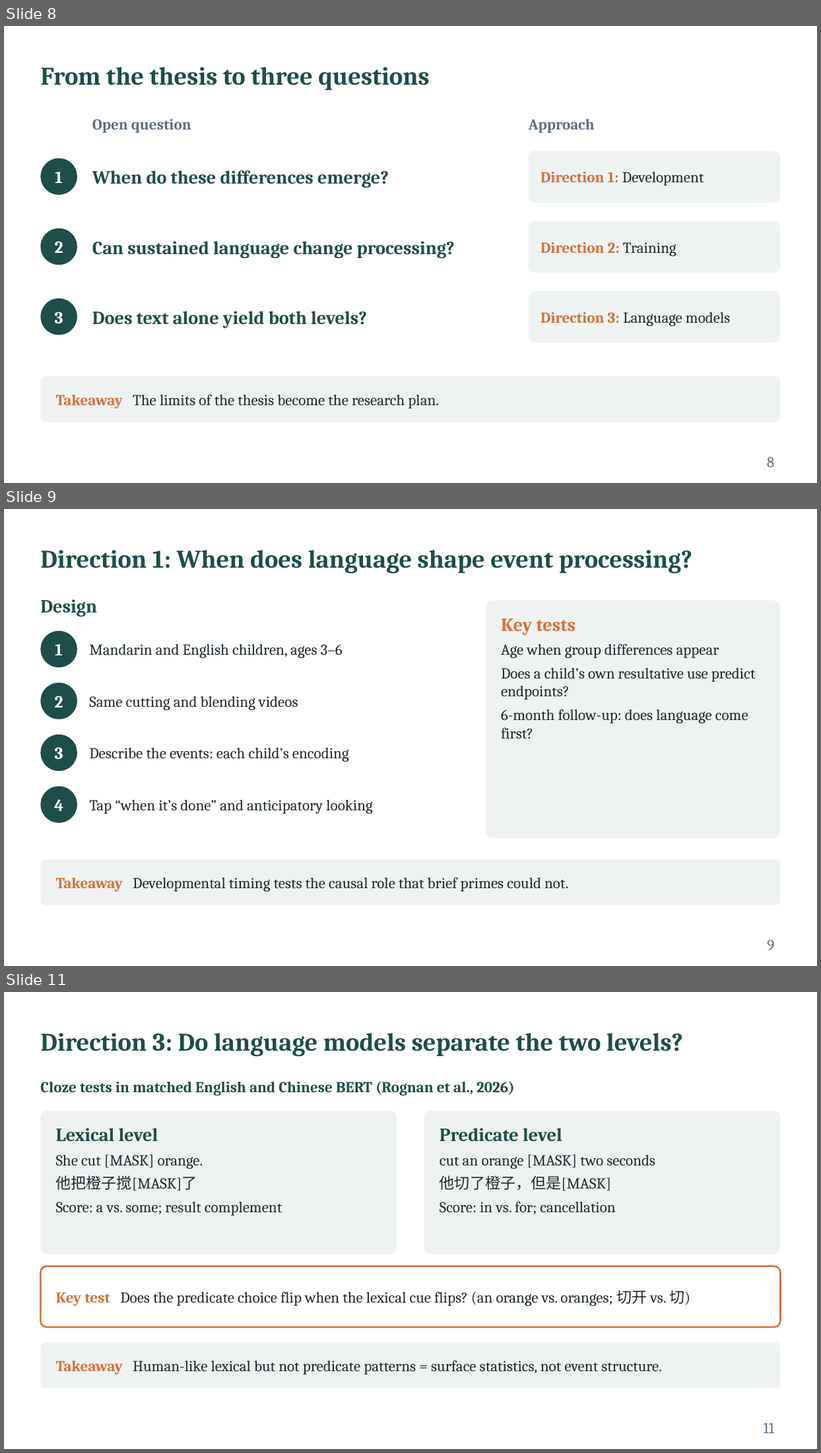
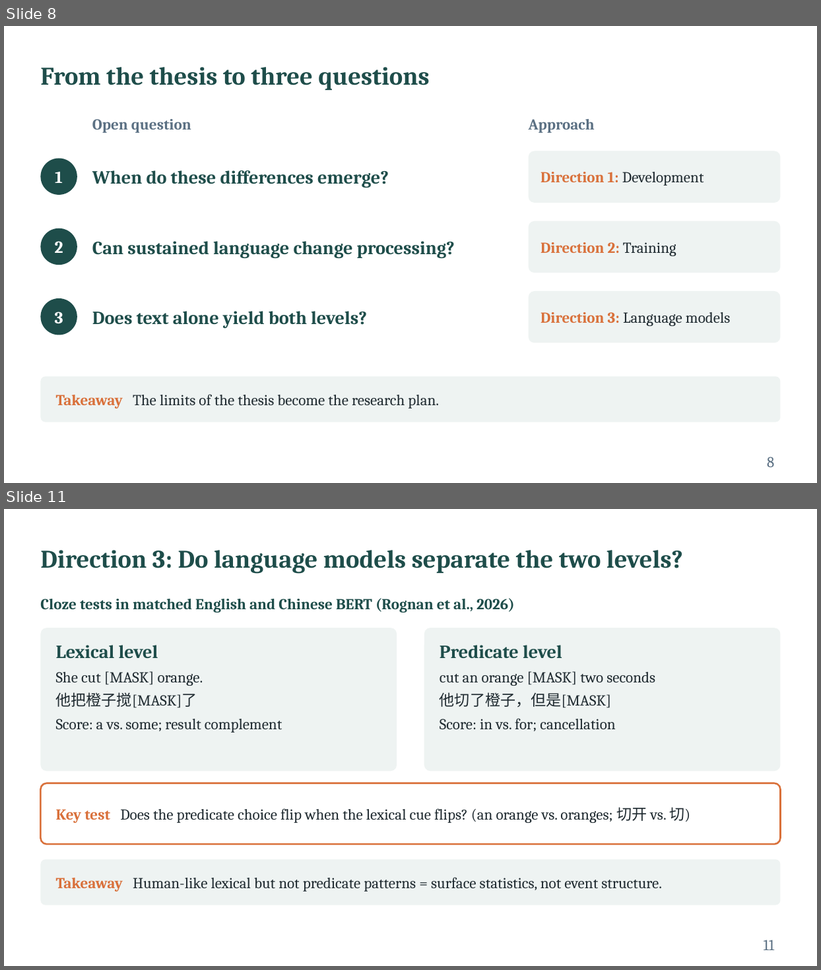
Before and after one commit to xtaoliu/claude, a slide deck: Liu_postdoc_interview_talk.pptx. Shown one above the other, each under a label of ours: slides 8, 9 and 11 before the commit, slides 8 and 11 after it; the slides between them are not shown. The pictures are 821x1453 and 821x970 pixels, drawn with LibreOffice and Linux fonts; fonts in the diff are those of the drawing. Boxes give left, top, right and bottom in pixels: in the first picture for what was removed or moved away, otherwise in the second. Text is boxed around its words. In the diff, an @@ line names an element or a change of style, - is before the commit and + after.

```diff
--- a/Liu_postdoc_interview_talk.pptx
+++ b/Liu_postdoc_interview_talk.pptx
@@ slide 9 removed at [4,509,817,966], background #FFFFFF @@
@@ title removed at [40,550,692,574] @@
-Direction 1: When does language shape event processing?
@@ text removed at [40,599,97,617] @@
-Design
@@ rounded rectangle removed at [486,601,781,838] @@
@@ text removed at [501,619,756,739] @@
-Key tests
-Age when group differences appear
-Does a child’s own resultative use predict endpoints?
-6-month follow-up: does language come first?
@@ ellipse removed at [40,631,77,667] @@
@@ text removed at [55,644,63,656] @@
-1
@@ text removed at [89,644,343,658] @@
-Mandarin and English children, ages 3–6
@@ ellipse removed at [40,683,77,720] @@
@@ text removed at [55,696,63,708] @@
-2
@@ text removed at [89,696,298,710] @@
-Same cutting and blending videos
@@ ellipse removed at [40,735,77,771] @@
@@ text removed at [55,747,63,759] @@
-3
@@ text removed at [89,748,349,762] @@
-Describe the events: each child’s encoding
@@ ellipse removed at [40,787,77,823] @@
@@ text removed at [54,799,63,811] @@
-4
@@ text removed at [89,800,372,814] @@
-Tap “when it’s done” and anticipatory looking
@@ rounded rectangle removed at [40,859,781,906] @@
@@ text removed at [56,877,569,892] @@
-Takeaway Developmental timing tests the causal role that brief primes could not.
@@ page number removed at [767,940,774,951] @@
-9
```
Also in this commit, not shown: 1 slide changed, 2 slides added, 1 other slide removed, 1 other file.
